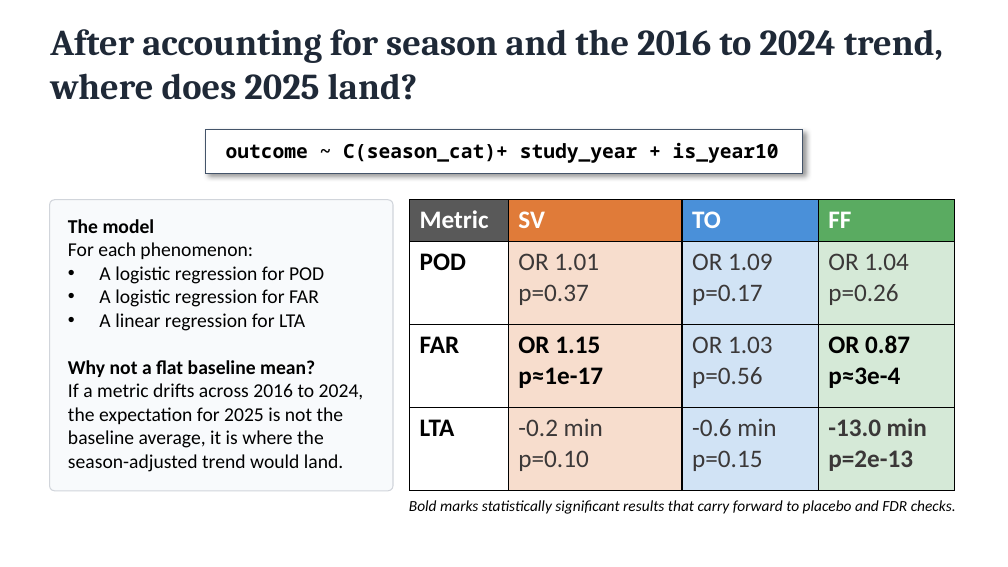
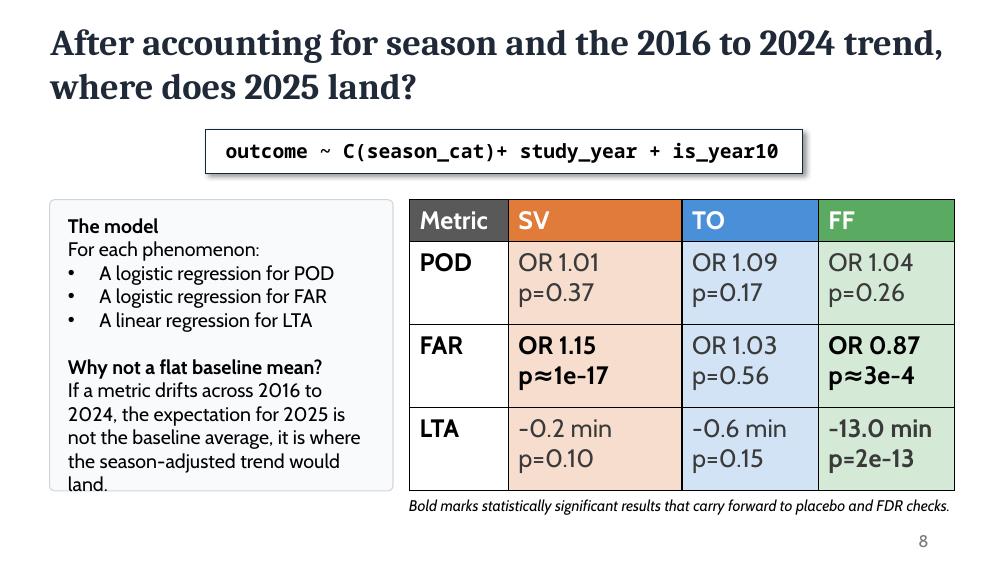
Before and after one commit to craig-rudman/MSDS692, a slide deck: slide 8 of report/MSDS692 Practicum I Craig Rudman.pptx. Drawn at 1008x567 pixels with LibreOffice and Linux fonts; fonts in the diff are those of the drawing. Boxes give left, top, right and bottom in pixels: in the first picture for what was removed or moved away, otherwise in the second. Text is boxed around its words. In the diff, an @@ line names an element or a change of style, - is before the commit and + after.

Commit message:
Fact checks

```diff
--- a/report/MSDS692 Practicum I Craig Rudman.pptx
+++ b/report/MSDS692 Practicum I Craig Rudman.pptx
@@ rectangle "outcome ~ C(season_cat)+ study_year + ..." at (x1=206, y1=129, x2=802, y2=173): outline #44546A 0.75 pt to #0E2841 0.75 pt @@
@@ text "The model" at (x1=68, y1=218, x2=361, y2=492): font Calibri to Cabin @@
@@ table at (x1=409, y1=200, x2=954, y2=491) @@
@@ font Calibri to Cabin @@
@@ text colour #3B3838 to #3A3A3A in "OR 1.01 p=0.37", "OR 1.09 p=0.17", "OR 1.04 p=0.26", "OR 1.03 p=0.56" and 4 more places @@
@@ text "Bold marks statistically significant results ..." at (x1=409, y1=499, x2=951, y2=515): font Calibri to Cabin @@
@@ page number added at (x1=918, y1=535, x2=928, y2=547), 12 pt, text #797979 @@
+8
```
Also in this commit, not shown: 13 other slides changed, 1 other file.
